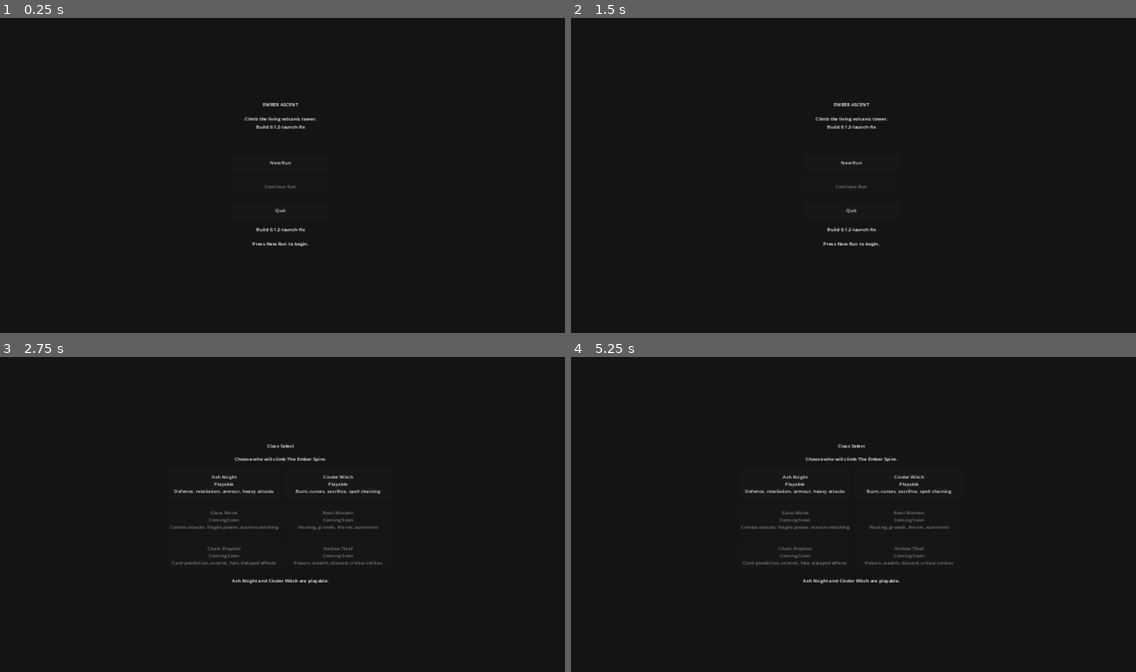
Above: before the commit, frames 1-4 (two rows, left to right).
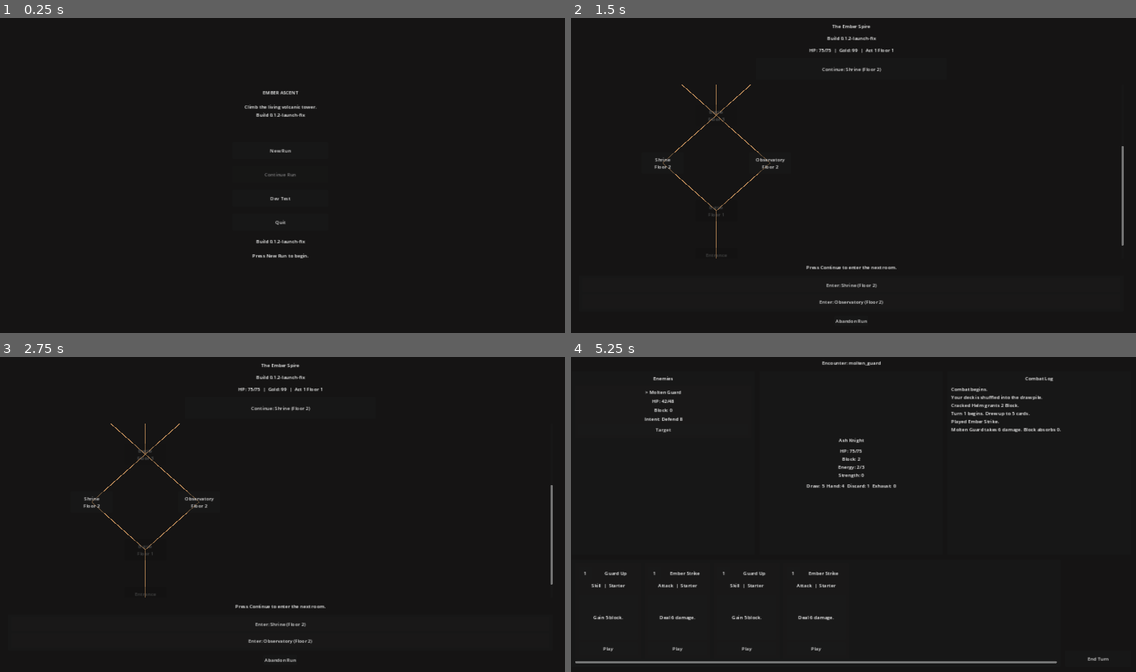
Above: after the commit, the same moments.

Repository: alexkemp8825-create/EMBER-ASCENT
Game: Godot game, scene res://scenes/main/Main.tscn
Two runs of this game, one before a commit and one after it. Both use one fixed random seed, a clock stepped at 60 frames per second and the inputs below.
Inputs (mouse positions are in pixels of both pictures, inside the frame that each line leads up to):
- Up to frame 1 (0.25 s): no input
- Up to frame 2 (1.5 s): click (853, 197) at 0.5 s, where only the run after the commit has a clickable "Dev Test"; click (853, 150) at 1.25 s, where only the run after the commit has a clickable "Open Map With Test Run"
- Up to frame 3 (2.75 s): click (282, 501) at 2 s, where only the run before the commit has a clickable "New Run"
- Up to frame 4 (5.25 s): click (853, 407) at 2.75 s, where only the run after the commit has a clickable "Continue: Shrine (Floor 2)"; click (853, 533) at 3.5 s, where only the run after the commit has a clickable "Continue"; click (853, 407) at 4.25 s, where only the run after the commit has a clickable "Continue: Battle (Floor 3)"; click (610, 649) at 5 s, where only the run after the commit has a clickable "Play"

The runs differ from the first frame. In frame 1, 1.0% of the frame differs, in the area x 43-57%, y 23-77%; in frame 2, 1.7%; in frame 3, 2.6%; in frame 4, 4.0%, in the area x 0-96%, y 1-98%.

Commit message:
feat: add developer test menu from main menu
Add Dev Test screen with shortcuts to combat, map, rewards, shop, event,
and clear save. Test run setup is isolated from the normal New Run flow.

Co-authored-by: alexkemp8825-create <alexkemp8825-create@users.noreply.github.com>

Diff:
--- /dev/null
+++ b/scenes/ui/DevTestScreen.tscn
@@ -0,0 +1,98 @@
+[gd_scene load_steps=2 format=3]
+
+[ext_resource type="Script" path="res://scripts/ui/DevTestScreen.gd" id="1_dev_test"]
+
+[node name="DevTestScreen" type="PanelContainer"]
+layout_mode = 3
+anchors_preset = 15
+anchor_right = 1.0
+anchor_bottom = 1.0
+grow_horizontal = 2
+grow_vertical = 2
+script = ExtResource("1_dev_test")
+
+[node name="MarginContainer" type="MarginContainer" parent="."]
+layout_mode = 2
+theme_override_constants/margin_left = 48
+theme_override_constants/margin_top = 48
+theme_override_constants/margin_right = 48
+theme_override_constants/margin_bottom = 48
+
+[node name="Content" type="VBoxContainer" parent="MarginContainer"]
+layout_mode = 2
+theme_override_constants/separation = 16
+alignment = 1
+
+[node name="Title" type="Label" parent="MarginContainer/Content"]
+layout_mode = 2
+text = "Developer Test Menu"
+horizontal_alignment = 1
+
+[node name="Subtitle" type="Label" parent="MarginContainer/Content"]
+layout_mode = 2
+text = "Jump directly to screens for testing."
+horizontal_alignment = 1
+autowrap_mode = 2
+
+[node name="AshKnightCombatButton" type="Button" parent="MarginContainer/Content"]
+unique_name_in_owner = true
+custom_minimum_size = Vector2(420, 52)
+layout_mode = 2
+size_flags_horizontal = 4
+text = "Start Ash Knight Combat"
+
+[node name="CinderWitchCombatButton" type="Button" parent="MarginContainer/Content"]
+unique_name_in_owner = true
+custom_minimum_size = Vector2(420, 52)
+layout_mode = 2
+size_flags_horizontal = 4
+text = "Start Cinder Witch Combat"
+
+[node name="MapButton" type="Button" parent="MarginContainer/Content"]
+unique_name_in_owner = true
+custom_minimum_size = Vector2(420, 52)
+layout_mode = 2
+size_flags_horizontal = 4
+text = "Open Map With Test Run"
+
+[node name="RewardButton" type="Button" parent="MarginContainer/Content"]
+unique_name_in_owner = true
+custom_minimum_size = Vector2(420, 52)
+layout_mode = 2
+size_flags_horizontal = 4
+text = "Open Reward Screen"
+
+[node name="ShopButton" type="Button" parent="MarginContainer/Content"]
+unique_name_in_owner = true
+custom_minimum_size = Vector2(420, 52)
+layout_mode = 2
+size_flags_horizontal = 4
+text = "Open Shop"
+
+[node name="EventButton" type="Button" parent="MarginContainer/Content"]
+unique_name_in_owner = true
+custom_minimum_size = Vector2(420, 52)
+layout_mode = 2
+size_flags_horizontal = 4
+text = "Open Event"
+
+[node name="ClearSaveButton" type="Button" parent="MarginContainer/Content"]
+unique_name_in_owner = true
+custom_minimum_size = Vector2(420, 52)
+layout_mode = 2
+size_flags_horizontal = 4
+text = "Clear Save"
+
+[node name="BackButton" type="Button" parent="MarginContainer/Content"]
+unique_name_in_owner = true
+custom_minimum_size = Vector2(420, 52)
+layout_mode = 2
+size_flags_horizontal = 4
+text = "Back to Main Menu"
+
+[node name="StatusLabel" type="Label" parent="MarginContainer/Content"]
+unique_name_in_owner = true
+layout_mode = 2
+text = "Pick a screen to open for testing."
+horizontal_alignment = 1
+autowrap_mode = 2
--- a/scenes/ui/MainMenu.tscn
+++ b/scenes/ui/MainMenu.tscn
@@ -54,6 +54,13 @@
 disabled = true
 text = "Continue Run"
 
+[node name="DevTestButton" type="Button" parent="MarginContainer/Content"]
+unique_name_in_owner = true
+custom_minimum_size = Vector2(320, 56)
+layout_mode = 2
+size_flags_horizontal = 4
+text = "Dev Test"
+
 [node name="QuitButton" type="Button" parent="MarginContainer/Content"]
 unique_name_in_owner = true
 custom_minimum_size = Vector2(320, 56)
--- a/scripts/core/Main.gd
+++ b/scripts/core/Main.gd
@@ -11,6 +11,7 @@
 const OBSERVATORY := "observatory"
 const SHRINE := "shrine"
 const EVENT := "event"
+const DEV_TEST := "dev_test"
 
 const SCREEN_SCENES := {
 	MAIN_MENU: preload("res://scenes/ui/MainMenu.tscn"),
@@ -24,6 +25,7 @@
 	OBSERVATORY: preload("res://scenes/tower/ObservatoryScreen.tscn"),
 	SHRINE: preload("res://scenes/tower/ShrineScreen.tscn"),
 	EVENT: preload("res://scenes/events/EventScreen.tscn"),
+	DEV_TEST: preload("res://scenes/ui/DevTestScreen.tscn"),
 }
 
 @onready var screen_root: Control = %ScreenRoot
@@ -98,3 +100,7 @@
 
 func change_to_event(event_id: String = "") -> void:
 	change_screen(EVENT, {"event_id": event_id})
+
+
+func change_to_dev_test() -> void:
+	change_screen(DEV_TEST)
--- a/scripts/core/SceneLoader.gd
+++ b/scripts/core/SceneLoader.gd
@@ -13,6 +13,7 @@
 const OBSERVATORY := "observatory"
 const SHRINE := "shrine"
 const EVENT := "event"
+const DEV_TEST := "dev_test"
 
 
 func change_to_main_menu() -> void:
@@ -59,6 +60,10 @@
 	_change_screen(EVENT, {"event_id": event_id})
 
 
+func change_to_dev_test() -> void:
+	_change_screen(DEV_TEST)
+
+
 func _change_screen(screen_name: String, payload: Variant = null) -> void:
 	var main_scene := _get_main_controller()
 	if main_scene == null:
--- /dev/null
+++ b/scripts/ui/DevTestScreen.gd
@@ -0,0 +1,117 @@
+extends PanelContainer
+
+const MapNavigatorScript := preload("res://scripts/map/MapNavigator.gd")
+const RewardManagerScript := preload("res://scripts/rewards/RewardManager.gd")
+
+const TEST_ENCOUNTER_ID := "charred_rat"
+const TEST_EVENT_ID := "emberscript_scribe"
+
+@onready var ash_knight_combat_button: Button = %AshKnightCombatButton
+@onready var cinder_witch_combat_button: Button = %CinderWitchCombatButton
+@onready var map_button: Button = %MapButton
+@onready var reward_button: Button = %RewardButton
+@onready var shop_button: Button = %ShopButton
+@onready var event_button: Button = %EventButton
+@onready var clear_save_button: Button = %ClearSaveButton
+@onready var back_button: Button = %BackButton
+@onready var status_label: Label = %StatusLabel
+
+
+func _ready() -> void:
+	ash_knight_combat_button.pressed.connect(_on_ash_knight_combat_pressed)
+	cinder_witch_combat_button.pressed.connect(_on_cinder_witch_combat_pressed)
+	map_button.pressed.connect(_on_map_pressed)
+	reward_button.pressed.connect(_on_reward_pressed)
+	shop_button.pressed.connect(_on_shop_pressed)
+	event_button.pressed.connect(_on_event_pressed)
+	clear_save_button.pressed.connect(_on_clear_save_pressed)
+	back_button.pressed.connect(_on_back_pressed)
+	_update_status("Pick a screen to open for testing.")
+
+
+func _on_back_pressed() -> void:
+	SceneLoader.change_to_main_menu()
+
+
+func _on_ash_knight_combat_pressed() -> void:
+	_setup_test_run(ClassDatabase.ASH_KNIGHT)
+	_start_test_combat()
+
+
+func _on_cinder_witch_combat_pressed() -> void:
+	_setup_test_run(ClassDatabase.CINDER_WITCH)
+	_start_test_combat()
+
+
+func _on_map_pressed() -> void:
+	_setup_test_run(ClassDatabase.ASH_KNIGHT)
+	_prepare_map_test_run()
+	SceneLoader.change_to_map()
+
+
+func _on_reward_pressed() -> void:
+	_setup_test_run(ClassDatabase.ASH_KNIGHT)
+	var payload := RewardManagerScript.build_combat_reward_payload(TEST_ENCOUNTER_ID, 1)
+	SceneLoader.change_to_rewards(payload)
+
+
+func _on_shop_pressed() -> void:
+	_setup_test_run(ClassDatabase.ASH_KNIGHT)
+	SceneLoader.change_to_shop()
+
+
+func _on_event_pressed() -> void:
+	_setup_test_run(ClassDatabase.ASH_KNIGHT)
+	SceneLoader.change_to_event(TEST_EVENT_ID)
+
+
+func _on_clear_save_pressed() -> void:
+	SaveManager.delete_save()
+	_update_status("Save cleared.")
+
+
+func _setup_test_run(class_id: String) -> void:
+	var class_database := ClassDatabase.new()
+	var class_definition := class_database.get_class_definition(class_id)
+	if class_definition.is_empty():
+		push_error("Unknown class for dev test: %s" % class_id)
+		return
+
+	RunState.reset_run()
+	RunState.selected_class = class_id
+	RunState.max_hp = int(class_definition.get("max_hp", 0))
+	RunState.current_hp = RunState.max_hp
+	RunState.gold = int(class_definition.get("starting_gold", 0))
+	RunState.current_act = 1
+	RunState.run_seed = 424242
+
+	RunState.deck.clear()
+	for card_id in class_definition.get("starter_deck", []):
+		RunState.deck.append(str(card_id))
+
+	RunState.relics.clear()
+	RunState.relics.append(str(class_definition.get("starter_relic", "")))
+
+	RNG.set_seed(RunState.run_seed)
+	RunState.create_new_tower()
+
+
+func _start_test_combat() -> void:
+	var first_room := MapNavigatorScript.get_first_available_room()
+	if first_room != null:
+		RunState.enter_room(first_room.room_id)
+
+	SceneLoader.change_to_combat(TEST_ENCOUNTER_ID)
+
+
+func _prepare_map_test_run() -> void:
+	var first_room := MapNavigatorScript.get_first_available_room()
+	if first_room == null:
+		return
+
+	RunState.enter_room(first_room.room_id)
+	RunState.complete_active_room()
+
+
+func _update_status(message: String) -> void:
+	status_label.text = message
--- a/scripts/ui/MainMenu.gd
+++ b/scripts/ui/MainMenu.gd
@@ -3,6 +3,7 @@
 @onready var subtitle_label: Label = %Subtitle
 @onready var new_run_button: Button = %NewRunButton
 @onready var continue_button: Button = %ContinueRunButton
+@onready var dev_test_button: Button = %DevTestButton
 @onready var quit_button: Button = %QuitButton
 @onready var version_label: Label = %VersionLabel
 @onready var status_label: Label = %StatusLabel
@@ -15,6 +16,7 @@
 	status_label.text = _get_launch_hint()
 	new_run_button.pressed.connect(_on_new_run_pressed)
 	continue_button.pressed.connect(_on_continue_pressed)
+	dev_test_button.pressed.connect(_on_dev_test_pressed)
 	quit_button.pressed.connect(_on_quit_pressed)
 	_refresh_continue_button()
 
@@ -51,5 +53,9 @@
 	SceneLoader.change_to_map()
 
 
+func _on_dev_test_pressed() -> void:
+	SceneLoader.change_to_dev_test()
+
+
 func _on_quit_pressed() -> void:
 	get_tree().quit()
